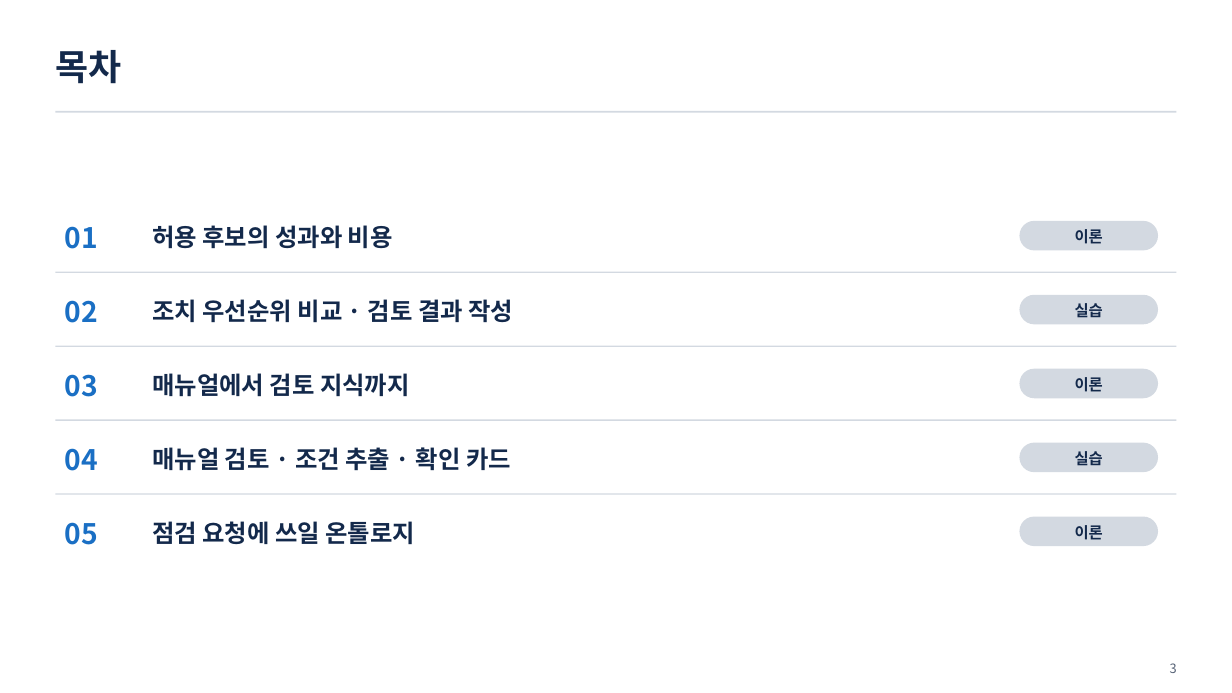
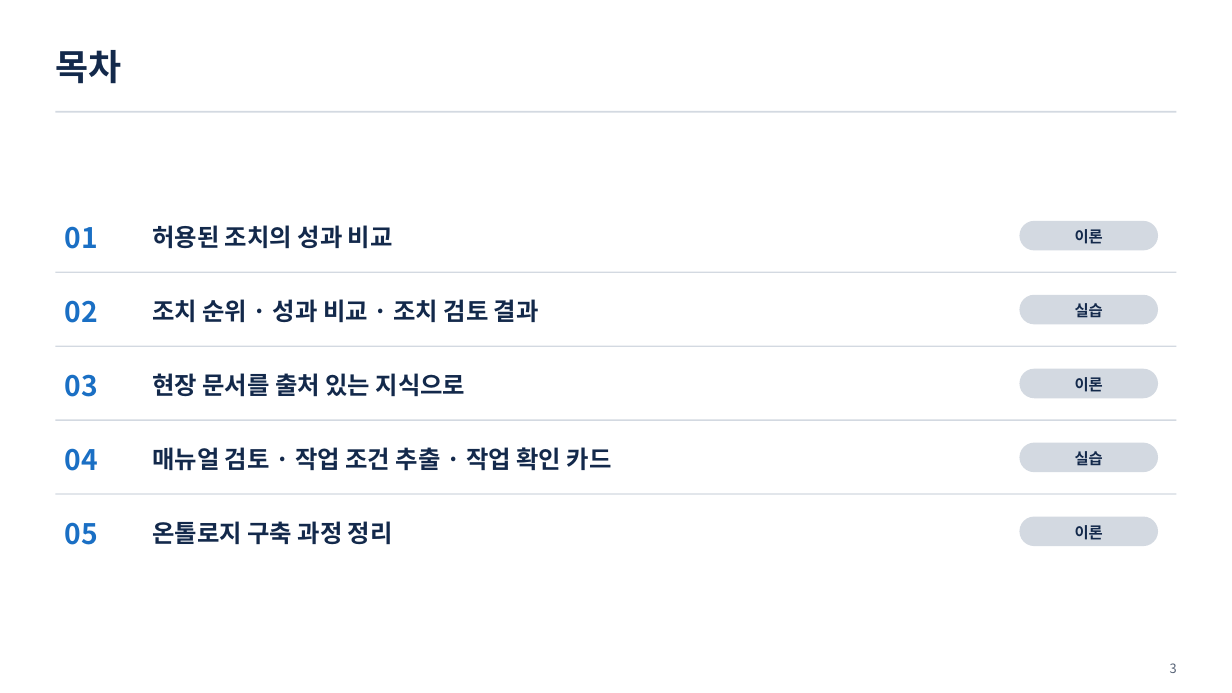
Before and after one commit to uengine-oss/hyd-iot-edu, a slide deck: slide 3 of workspace/강의제작/산출물/실전반/이론/03회차/실전반_03일차.pptx. Drawn at 1232x693 pixels with LibreOffice and Linux fonts; fonts in the diff are those of the drawing. Boxes give left, top, right and bottom in pixels: in the first picture for what was removed or moved away, otherwise in the second. Text is boxed around its words. In the diff, an @@ line names an element or a change of style, - is before the commit and + after.

Commit message:
실전반 3회차 덱 U1~U3(1~23장) 새 판 — 통합 3회차 U3 원본으로 성과 평가 단원을 다시 쓰고 실습1 · 2 소개를 지금 랩대로, 단원마다 독립 검토 지적(3 · 2 · 6건) 고침 · 남은일에 실전 3회차 32 · 33행 미충족 · 동기화.py pull이 이미 없는 파일을 지우다 멈추던 결함

```diff
--- a/workspace/강의제작/산출물/실전반/이론/03회차/실전반_03일차.pptx
+++ b/workspace/강의제작/산출물/실전반/이론/03회차/실전반_03일차.pptx
@@ text at [152, 225, 393, 249]: text changed @@
-허용 후보의 성과와 비용
+허용된 조치의 성과 비교
@@ text at [152, 299, 539, 323]: text changed @@
-조치 우선순위 비교 · 검토 결과 작성
+조치 순위 · 성과 비교 · 조치 검토 결과
@@ text at [152, 373, 466, 397]: text changed @@
-매뉴얼에서 검토 지식까지
+현장 문서를 출처 있는 지식으로
@@ text at [152, 447, 612, 471]: text changed @@
-매뉴얼 검토 · 조건 추출 · 확인 카드
+매뉴얼 검토 · 작업 조건 추출 · 작업 확인 카드
@@ text at [152, 521, 393, 545]: text changed @@
-점검 요청에 쓰일 온톨로지
+온톨로지 구축 과정 정리
```
Also in this commit, not shown: 61 other slides changed, 13 slides added, 12 slides removed, 4 other files.
